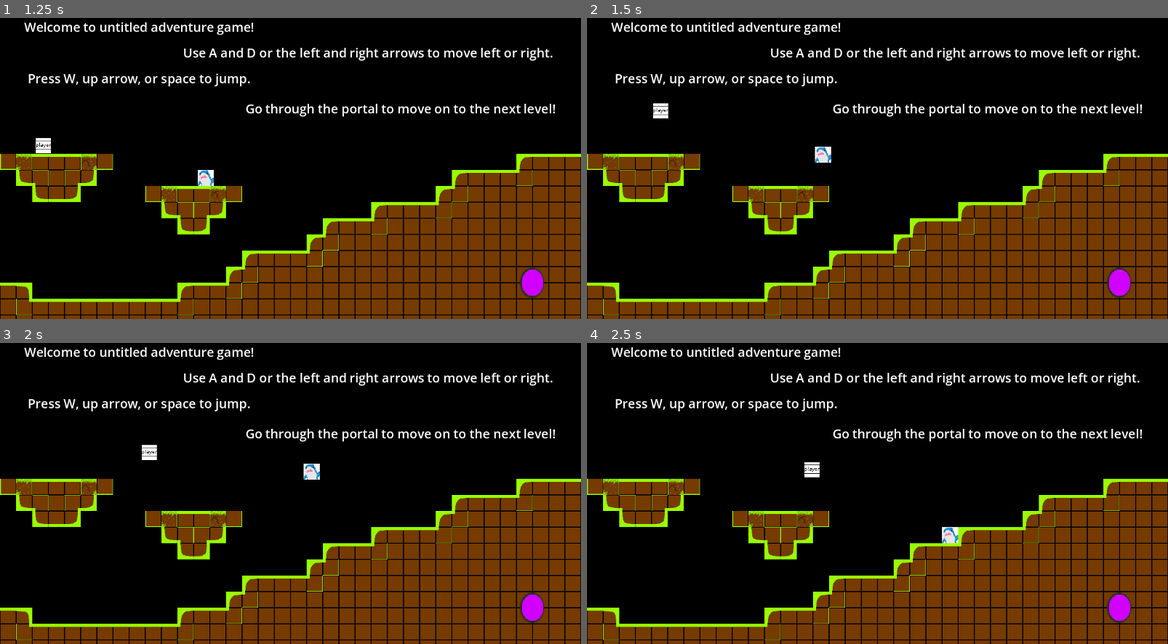
Above: before the commit, frames 1-4 (two rows, left to right).
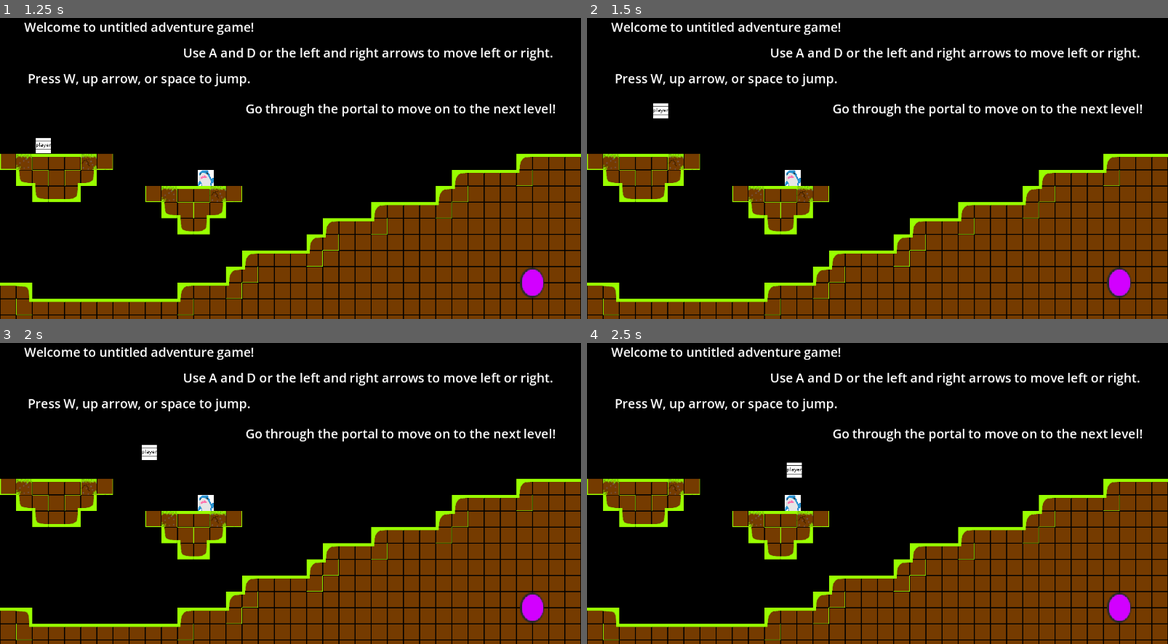
Above: after the commit, the same moments.

Repository: headblockhead/daydream-manchester
Game: Godot game, scene res://TitleScreen/title_screen.tscn
The game is run twice, just before and just after one commit, with the same random seed, the same clock (stepped at 60 frames per second) and the same inputs.
Inputs:
- Up to frame 1 (1.25 s): click "play" at 0.5 s
- Up to frame 2 (1.5 s): tap W at 1.25 s; hold Right (right) from 1.28 s (still down); tap Enter (ui_accept) at 1.35 s
- Up to frame 3 (2 s): keep holding Right (right); tap Up (jump) at 1.52 s
- Up to frame 4 (2.5 s): keep holding Right (right); tap W at 2 s; tap Enter (ui_accept) at 2.1 s; tap Up (jump) at 2.27 s

Frame 1 is identical in both runs. In frame 2, 0.3% of the frame differs, in the area x 34-43%, y 42-56%; in frame 3, 0.3%; in frame 4, 0.6%, in the area x 34-64%, y 39-67%.

Commit message:
comment out blahaj movement

Diff:
--- a/friend.gd
+++ b/friend.gd
@@ -11,15 +11,15 @@
 		velocity += get_gravity() * delta
 
 	# Handle jump.
-	if Input.is_action_just_pressed("ui_accept") and is_on_floor():
-		velocity.y = JUMP_VELOCITY
+	#if Input.is_action_just_pressed("ui_accept") and is_on_floor():
+	#	velocity.y = JUMP_VELOCITY
 
 	# Get the input direction and handle the movement/deceleration.
 	# As good practice, you should replace UI actions with custom gameplay actions.
-	var direction := Input.get_axis("ui_left", "ui_right")
-	if direction:
-		velocity.x = direction * SPEED
-	else:
-		velocity.x = move_toward(velocity.x, 0, SPEED)
+	#var direction := Input.get_axis("ui_left", "ui_right")
+	#if direction:
+	#	velocity.x = direction * SPEED
+	#else:
+	#	velocity.x = move_toward(velocity.x, 0, SPEED)
 
 	move_and_slide()
